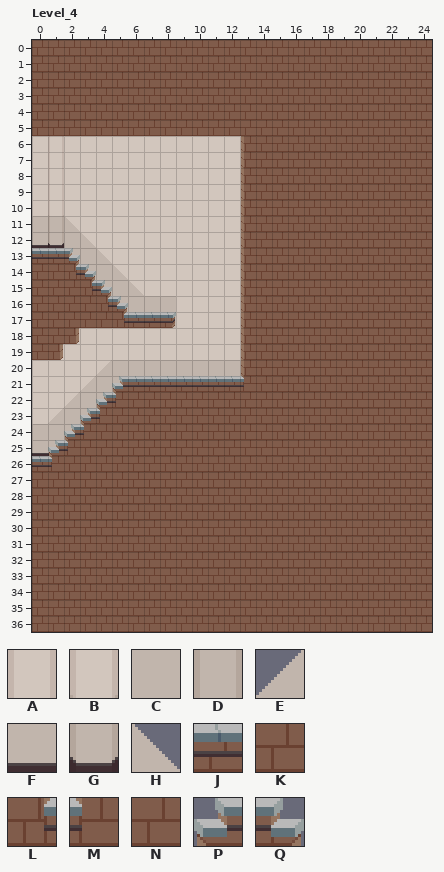
A LDtk project gets an edit: public/assets/ldtk/map.ldtk. Above: the version before the commit.
Cells are 16x16 px. Shown: Level_4 x 0..24, y 0..36. The commit also changed other parts of the map, which this record leaves out.
Key: from "BG2": A 3, B 4, C 8, D 11, E 12, F 15, G 18, H 19; from "Ground": J 1, K 8, L 11, M 12; from "IntGrid_Ground": N 1 "ground"; from "Stair": P 0, Q 2.
_ is an empty cell, # one hidden under a higher layer.
Layers that did not change in this view are not listed.
Layer "BG2" before, first column x 0:
 5 _______________
 6 _A_____________
 7 _A_____________
 8 _A_____________
 9 _A_____________
10 _B_____________
11 CDH____________
12 FGCH___________
13 __CCH__________
14 ___CCH_________
15 ____CCH________
16 ____#CCCC______
17 _____#FFC______
18 _______________
19 _______________
20 ____ECCCCCCCCC_
21 ___ECC#FFFFFFF_
22 __ECC#_________
23 _ECC#__________
Layer "IntGrid_Ground" before, first column x 4:
 0 NNNNNNNNNNNNNNNN
 1 NNNNNNNNNNNNNNNN
 2 NNNNNNNNNNNNNNNN
 3 NNNNNNNNNNNNNNNN
 4 NNNNNNNNNNNNNNNN
 5 NNNNNNNNNNNNNNNN
 6 _________NNNNNNN
 7 _________NNNNNNN
 8 _________NNNNNNN
 9 _________NNNNNNN
10 _________NNNNNNN
11 _________NNNNNNN
12 _________NNNNNNN
13 _________NNNNNNN
14 _________NNNNNNN
15 _________NNNNNNN
16 N________NNNNNNN
17 NNNNN____NNNNNNN
18 _________NNNNNNN
19 _________NNNNNNN
20 _________NNNNNNN
21 __NNNNNNNNNNNNNN
22 _NNNNNNNNNNNNNNN
23 NNNNNNNNNNNNNNNN
24 NNNNNNNNNNNNNNNN
25 NNNNNNNNNNNNNNNN
26 NNNNNNNNNNNNNNNN
27 NNNNNNNNNNNNNNNN
After:
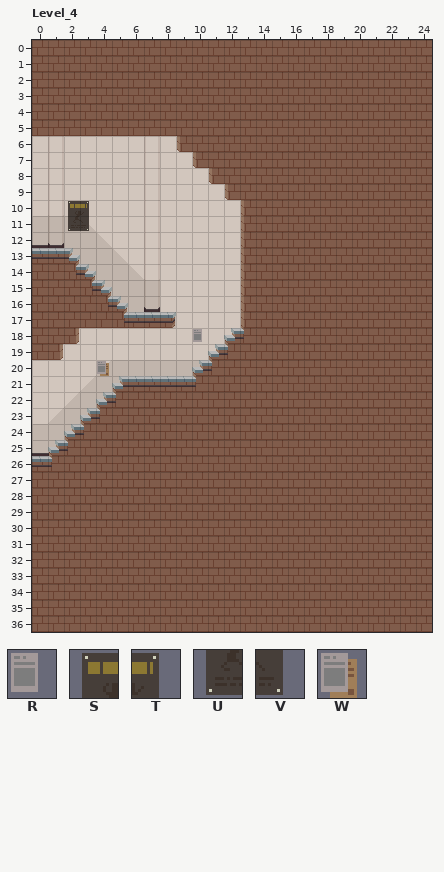
Further tiles: from "Obj": R 17, S 53, T 54, U 69, V 70, W 19 under 17.
Difference:
Changed rows in their new state; . is an unchanged cell.
Layer "BG2":
first column x 2:
11 CH
first column x 7:
15 D
16 G
Layer "Obj":
first column x 2:
10 ST
11 UV
first column x 4:
18 ......R
20 W......
Layer "IntGrid_Ground":
first column x 9:
 6 NNNN
 7 .NNN
 8 ..NN
 9 ...N
first column x 11:
19 .N
20 NN
Layer "Stair":
first column x 10:
18 ..P
19 .P.
20 P..
Layer "Stair_cover":
first column x 10:
18 ...M
19 ..MK
20 .MK.
21 MK..
